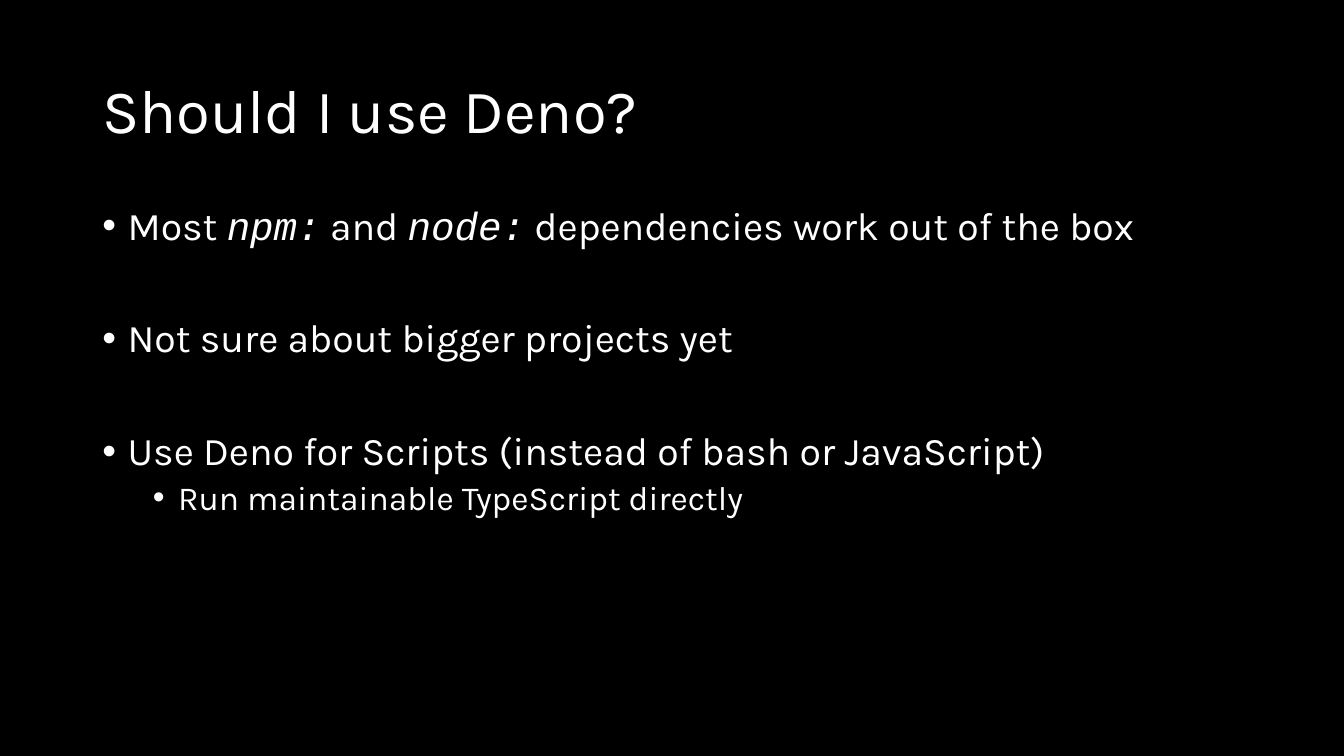
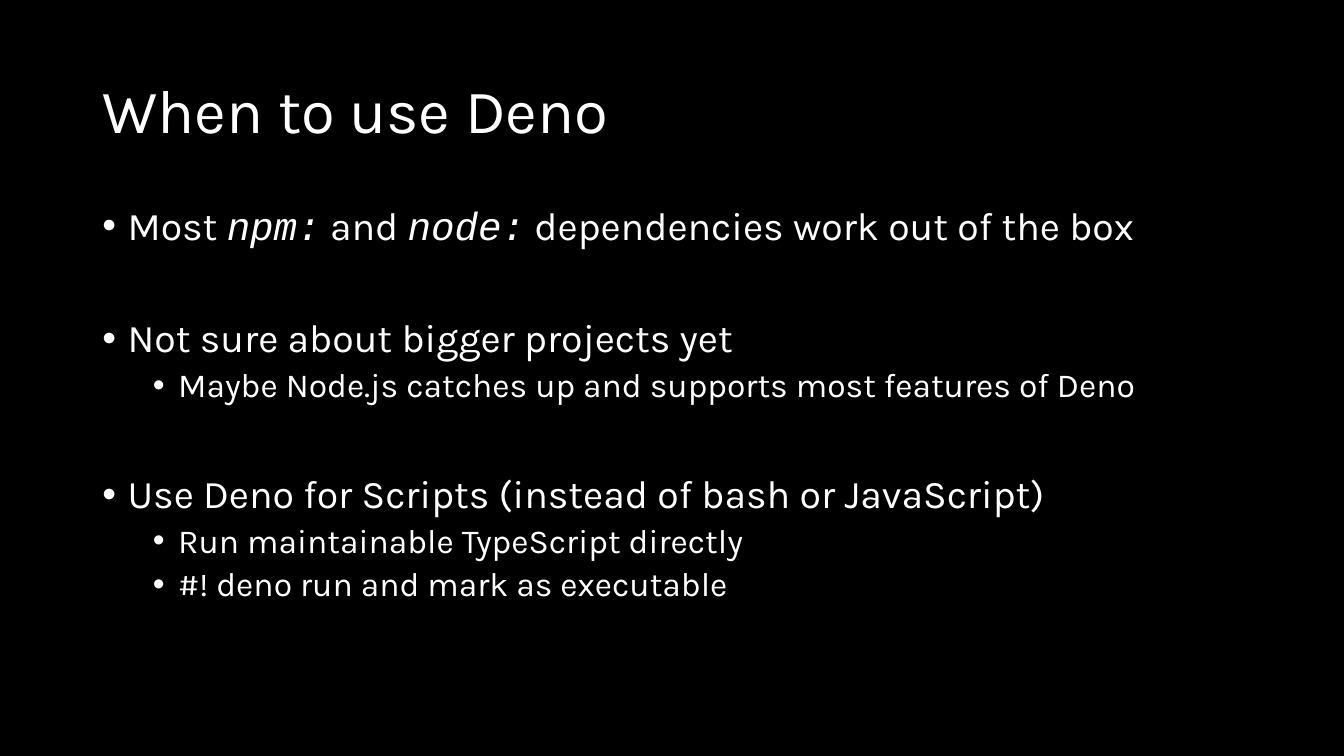
Before and after one commit to MichiSpebach/denoexamples, a slide deck: slide 7 of presentation.pptx (slide 4 before the commit). Drawn at 1344x756 pixels with LibreOffice and Linux fonts; fonts in the diff are those of the drawing. Boxes give left, top, right and bottom in pixels: in the first picture for what was removed or moved away, otherwise in the second. Text is boxed around its words. In the diff, an @@ line names an element or a change of style, - is before the commit and + after.

```diff
--- a/presentation.pptx
+++ b/presentation.pptx
@@ title at (x1=102, y1=91, x2=608, y2=134): text changed @@
-Should I use Deno?
+When to use Deno
@@ text at (x1=178, y1=374, x2=1135, y2=406): paragraph added @@
+  • Maybe Node.js catches up and supports most features of Deno
@@ text at (x1=216, y1=573, x2=727, y2=597): paragraph added @@
+  • #! deno run and mark as executable
```
Also in this commit, not shown: 4 other slides changed, 6 slides added, 1 slide removed, 1 other file.
